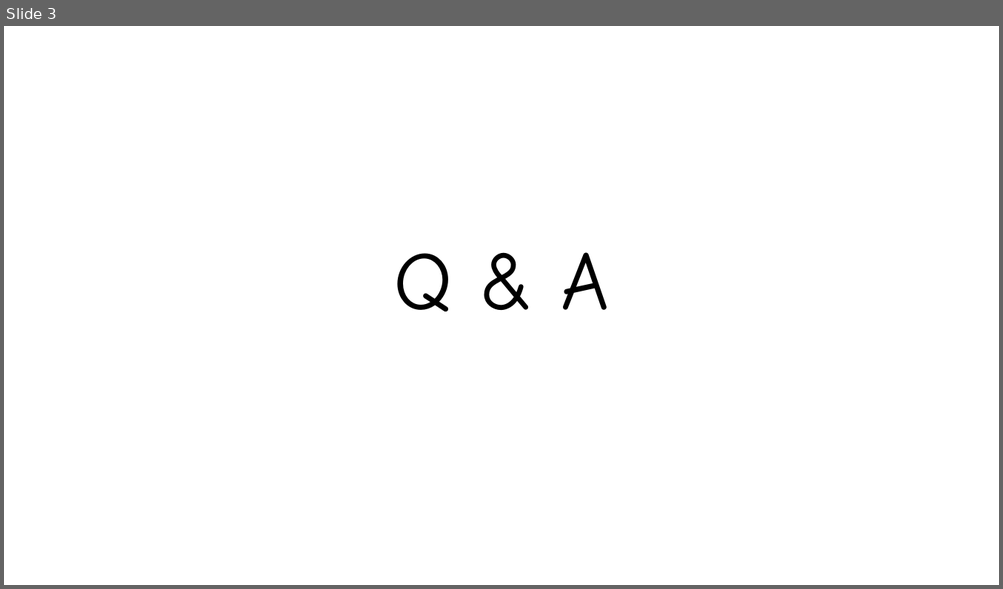
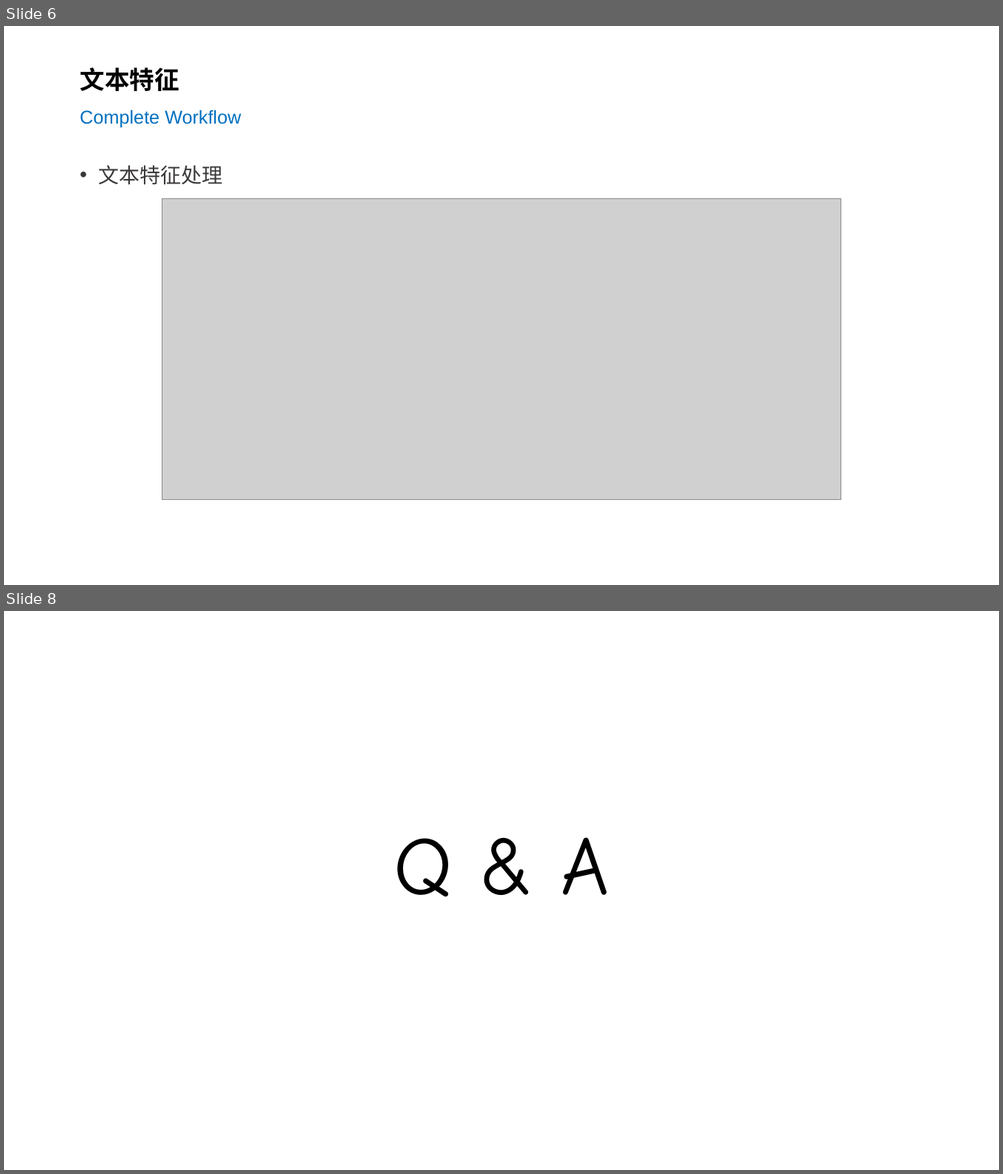
Before and after one commit to silentbalanceyh/cda-exam, a slide deck: ppt/04.二分类-文本输入.pptx. Shown one above the other, each under a label of ours: slide 3 before the commit, slides 6 and 8 after it; the slides between them are not shown. The pictures are 1003x589 and 1003x1174 pixels, drawn with LibreOffice and Linux fonts; fonts in the diff are those of the drawing; grey boxes stand for pictures; background and template pictures are left out. Boxes give left, top, right and bottom in pixels: in the first picture for what was removed or moved away, otherwise in the second. Text is boxed around its words. In the diff, an @@ line names an element or a change of style, - is before the commit and + after.

Commit message:
文本输入

```diff
--- a/ppt/04.二分类-文本输入.pptx
+++ b/ppt/04.二分类-文本输入.pptx
@@ slide 6 added at (4,26,999,585), background #FFFFFF @@
@@ title added at (79,67,241,128), 18 pt, text #0070C0 @@
+文本特征
+Complete Workflow
@@ text added at (99,165,223,185), 20 pt, text #3B3838 @@
+• 文本特征处理
@@ picture added at (162,199,841,500) @@
@@ what was slide 3 is now slide 8 @@
```
Also in this commit, not shown: 2 slides changed, 4 other slides added, 5 other files.
